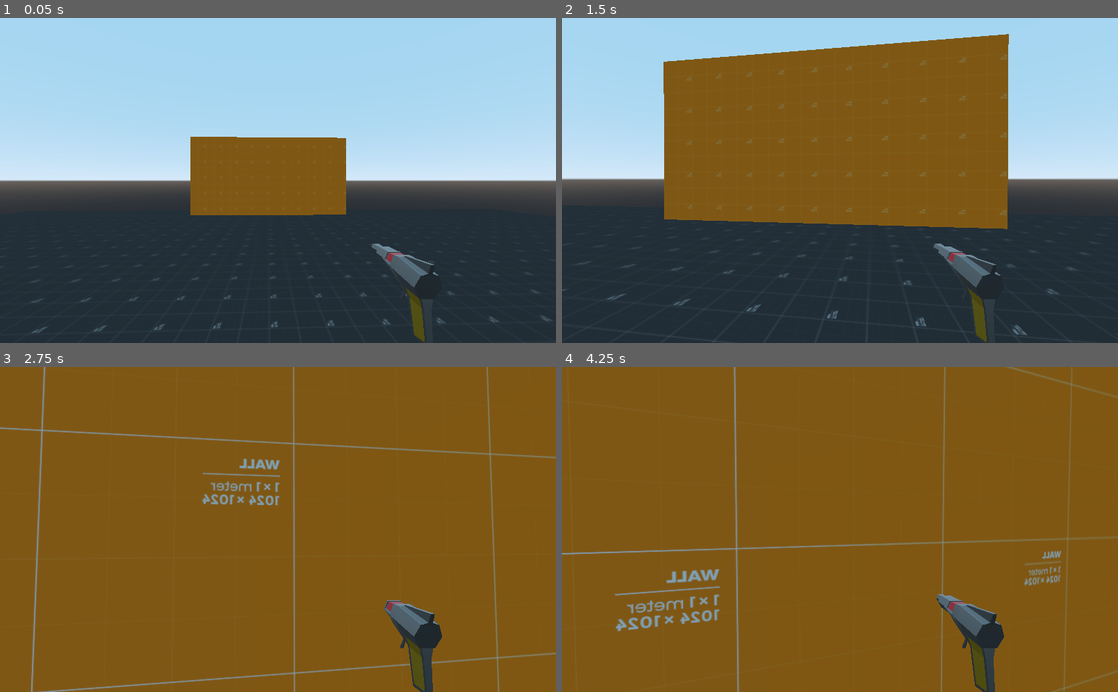
Above: before the commit, frames 1-4 (two rows, left to right).
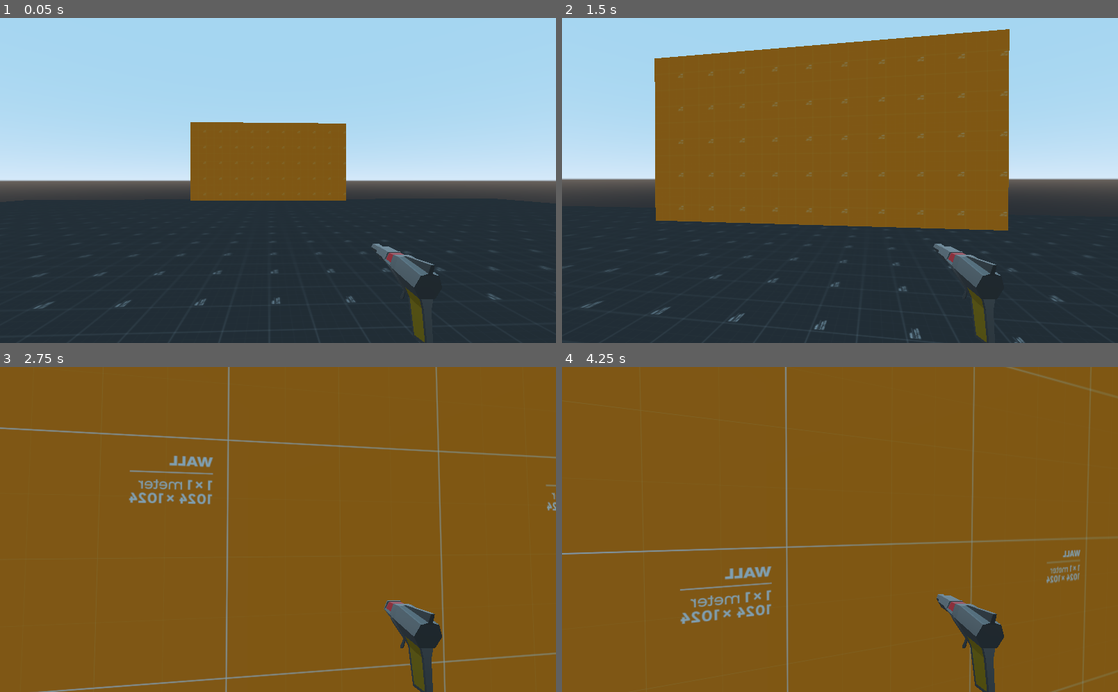
Above: after the commit, the same moments.

Repository: TinyZilla/BGJ2022
Game: Godot game, scene res://Source/Levels/TestLevel.tscn
Same seed, same stepped clock (60 frames per second), same inputs: the game is played once before the commit and once after it.
Inputs (mouse positions are in pixels of both pictures, inside the frame that each line leads up to):
- Up to frame 1 (0.05 s): no input
- Up to frame 2 (1.5 s): tap Enter (ui_accept) at 0.5 s; move the mouse to (867, 180) at 0.52 s; hold W (movement_up) from 0.53 s (still down); tap Shift (movement_sprint) at 0.6, 1.35 s; tap Space (movement_jump) at 0.77 s; move the mouse to (812, 180) at 1.27 s
- Up to frame 3 (2.75 s): keep holding W (movement_up); tap Space (movement_jump) at 1.52 s; move the mouse to (289, 523) at 2.02 s; tap Shift (movement_sprint) at 2.1 s
- Up to frame 4 (4.25 s): keep holding W (movement_up); move the mouse to (834, 536) at 2.77 s; tap Shift (movement_sprint) at 2.85, 3.6 s; tap Space (movement_jump) at 3.02, 3.77 s; move the mouse to (878, 532) at 3.52 s

The runs differ from the first frame. In frame 1, 2.9% of the frame differs, in the area x 5-100%, y 32-98%; in frame 2, 3.0%; in frame 3, 3.2%; in frame 4, 3.3%, in the area x 9-96%, y 0-100%.

Commit message:
Player Movement State Machine. TODO: Sprint Polish

Diff:
--- a/Source/Entities/Legs.gd
+++ b/Source/Entities/Legs.gd
@@ -1,5 +1,9 @@
 extends Node
 
+# ----------------------------------------------
+#                Signals
+# ----------------------------------------------
+signal landed
 # ----------------------------------------------
 #                Variables
 # ----------------------------------------------
@@ -21,6 +25,8 @@
 # Used by the class, Not updated.
 var _velocity: Vector3 = Vector3.ZERO
 var _kinematic_body: KinematicBody
+
+var _landed: bool = true
 
 # for horizontal calculations
 var _accel: float
@@ -114,6 +120,8 @@
 func _jump() -> void:
 	_velocity.y = _jump_velocity
 
+	_landed = false
+
 func _air_movement(delta: float) -> void:
 	var gravity: float = _jump_gravity if _velocity.y > 0 else _fall_gravity
 	_velocity.y += gravity * delta
@@ -166,9 +174,12 @@
 	_velocity = _local_to_global(local_velocity)
 
 func _check_jump_buffer() -> void:
-	if _jump_input and _kinematic_body.is_on_floor():
-		_jump()
+	if not _landed and _kinematic_body.is_on_floor():
+		_landed = true
+		emit_signal("landed")
 
+		if _jump_input:
+			_jump()
 
 # ----------------------------------------------
 #                Helper Functions
--- a/Source/Levels/TestLevel.tscn
+++ b/Source/Levels/TestLevel.tscn
@@ -58,4 +58,4 @@
 material/0 = SubResource( 6 )
 
 [node name="Player" parent="." instance=ExtResource( 2 )]
-transform = Transform( -0.0373762, 0, -0.999301, 0, 1, 0, 0.999301, 0, -0.0373762, 0, 1, 0 )
+transform = Transform( -0.0373762, 0, -0.999301, 0, 1, 0, 0.999301, 0, -0.0373762, 0, 0, 0 )
--- a/Source/Player/Brain.gd
+++ b/Source/Player/Brain.gd
@@ -9,6 +9,7 @@
 # ----------------------------------------------
 signal input_direction_changed(input_direction)
 signal jump_changed(pressed)
+signal sprint_changed(pressed)
 signal mouse_moved_x(pixel)
 signal mouse_moved_y(pixel)
 
@@ -22,6 +23,7 @@
 func _unhandled_input(event: InputEvent) -> void:
 	_check_movement_input(event)
 	_check_jump_input(event)
+	_check_sprint_input(event)
 	_check_look_input(event)
 	_check_mouse_lock(event)
 
@@ -55,6 +57,12 @@
 
 	emit_signal("jump_changed", event.is_pressed())
 
+func _check_sprint_input(event: InputEvent) -> void:
+	if event.is_echo() or !event.is_action("movement_sprint"):
+		return
+
+	emit_signal("sprint_changed", event.is_pressed())
+
 func _check_mouse_lock(event: InputEvent) -> void:
 	if not event.is_action_pressed("ui_cancel"):
 		return
--- a/Source/Player/MovementStateMachine/MovementStateMachine.gd
+++ b/Source/Player/MovementStateMachine/MovementStateMachine.gd
@@ -8,7 +8,7 @@
 {
 	"Idle": get_node("Idle"),
 	"Walk": get_node("Walk"),
-	"Run": get_node("Run"),
+	"Sprint": get_node("Sprint"),
 	"Jump": get_node("Jump"),
 }
 
@@ -20,6 +20,8 @@
 	# Getting the States Ready.
 	for key in state_list.keys():
 		state_list[key].legs = legs
+
+	yield(legs, "ready")
 
 	state_list[current_state].enter()
 
@@ -49,13 +51,16 @@
 # And dynamically Connect the signals to the current active state.
 
 func input_direction_changed(input_direction: Vector2) -> void:
-	for key in state_list.keys():
-		state_list[key].input_direction = input_direction
+	state_list[current_state].input_direction = input_direction
+	# for key in state_list.keys():
+	# 	state_list[key].input_direction = input_direction
 
 func jump_changed(jump: bool) -> void:
-	for key in state_list.keys():
-		state_list[key].jump = jump
+	state_list[current_state].jump = jump
+	# for key in state_list.keys():
+	# 	state_list[key].jump = jump
 
 func sprint_changed(sprint: bool) -> void:
-	for key in state_list.keys():
-		state_list[key].sprint = sprint
+	state_list[current_state].sprint = sprint
+	# for key in state_list.keys():
+	# 	state_list[key].sprint = sprint
--- a/Source/Player/MovementStateMachine/MovementStateMachine.tscn
+++ b/Source/Player/MovementStateMachine/MovementStateMachine.tscn
@@ -1,19 +1,22 @@
-[gd_scene load_steps=3 format=2]
+[gd_scene load_steps=6 format=2]
 
 [ext_resource path="res://Source/Player/MovementStateMachine/MovementStateMachine.gd" type="Script" id=1]
-[ext_resource path="res://Source/Player/MovementStateMachine/PlayerState.gd" type="Script" id=3]
+[ext_resource path="res://Source/Player/MovementStateMachine/PlayerSprint.gd" type="Script" id=2]
+[ext_resource path="res://Source/Player/MovementStateMachine/PlayerWalk.gd" type="Script" id=3]
+[ext_resource path="res://Source/Player/MovementStateMachine/PlayerIdle.gd" type="Script" id=4]
+[ext_resource path="res://Source/Player/MovementStateMachine/PlayerJump.gd" type="Script" id=5]
 
 [node name="MovementStateMachine" type="Node"]
 script = ExtResource( 1 )
 
 [node name="Idle" type="Node" parent="."]
-script = ExtResource( 3 )
+script = ExtResource( 4 )
 
 [node name="Walk" type="Node" parent="."]
 script = ExtResource( 3 )
 
-[node name="Run" type="Node" parent="."]
-script = ExtResource( 3 )
+[node name="Sprint" type="Node" parent="."]
+script = ExtResource( 2 )
 
 [node name="Jump" type="Node" parent="."]
-script = ExtResource( 3 )
+script = ExtResource( 5 )
--- /dev/null
+++ b/Source/Player/MovementStateMachine/PlayerIdle.gd
@@ -0,0 +1,22 @@
+extends "res://Source/Player/MovementStateMachine/PlayerState.gd"
+
+export(float) var max_velocity: float = 15.0
+export(float) var accel_time: float = 0.15
+export(float) var decel_time: float = 0.4
+
+func enter(init_arg: Dictionary = {}) -> void:
+	.enter(init_arg)
+
+	legs.set_max_velocity(max_velocity)
+	legs.set_accel_time(accel_time)
+	legs.set_decel_time(decel_time)
+
+	legs.set_direction(Vector2.ZERO)
+	pass
+
+func check_for_new_state() -> String:
+	if jump:
+		return "Jump"
+	if input_direction.length_squared() > 0:
+		return "Walk"
+	return "Idle"
--- /dev/null
+++ b/Source/Player/MovementStateMachine/PlayerJump.gd
@@ -0,0 +1,37 @@
+extends "res://Source/Player/MovementStateMachine/PlayerState.gd"
+
+export(float) var decel_time = 0.8
+
+var landed: bool = false
+
+func _ready() -> void:
+	yield(get_parent(), "ready")
+	var _t = legs.connect("landed", self, "legs_landed")
+
+func enter(init_arg: Dictionary = {}) -> void:
+	.enter(init_arg)
+
+	landed = false
+
+	legs.set_decel_time(decel_time)
+
+	legs.set_direction(input_direction)
+	legs.jump(jump)
+
+func check_for_new_state() -> String:
+	if landed and is_zero_approx(input_direction.length_squared()):
+		return "Idle"
+	if landed:
+		return "Walk"
+	return "Jump"
+
+func _set_input_direction(direction: Vector2) -> void:
+	input_direction = direction
+	legs.set_direction(direction)
+
+func _set_jump(_jump: bool) -> void:
+	jump = _jump
+	legs.jump(jump)
+
+func legs_landed() -> void:
+	landed = true
--- /dev/null
+++ b/Source/Player/MovementStateMachine/PlayerSprint.gd
@@ -0,0 +1,30 @@
+extends "res://Source/Player/MovementStateMachine/PlayerState.gd"
+
+export(float) var max_velocity: float = 15.0
+export(float) var accel_time: float = 0.15
+export(float) var decel_time: float = 0.4
+
+# Maybe add more limitation here so that you can only sprint forwards...
+
+func enter(init_arg: Dictionary = {}) -> void:
+	.enter(init_arg)
+
+	legs.set_max_velocity(max_velocity)
+	legs.set_accel_time(accel_time)
+	legs.set_decel_time(decel_time)
+
+	legs.set_direction(input_direction)
+	pass
+
+func check_for_new_state() -> String:
+	if jump:
+		return "Jump"
+	if not sprint:
+		return "Walk"
+	if is_zero_approx(input_direction.length_squared()):
+		return "Idle"
+	return "Sprint"
+
+func _set_input_direction(direction: Vector2) -> void:
+	input_direction = direction
+	legs.set_direction(direction)
--- a/Source/Player/MovementStateMachine/PlayerState.gd
+++ b/Source/Player/MovementStateMachine/PlayerState.gd
@@ -2,6 +2,27 @@
 
 var legs: Node
 
-var input_direction: Vector2 = Vector2.ZERO
-var jump: bool = false
+var input_direction: Vector2 = Vector2.ZERO setget _set_input_direction
+var jump: bool = false setget _set_jump
 var sprint: bool = false
+
+func enter(init_arg: Dictionary = {}) -> void:
+	print(name)
+
+	input_direction = init_arg.get("input_direction", Vector2.ZERO)
+	jump = init_arg.get("jump", false)
+	sprint = init_arg.get("sprint", false)
+	pass
+
+func exit() -> Dictionary:
+	return {
+		"input_direction": input_direction,
+		"jump": jump,
+		"sprint": sprint
+	}
+
+func _set_input_direction(direction: Vector2) -> void:
+	input_direction = direction
+
+func _set_jump(_jump: bool) -> void:
+	jump = _jump
--- /dev/null
+++ b/Source/Player/MovementStateMachine/PlayerWalk.gd
@@ -0,0 +1,28 @@
+extends "res://Source/Player/MovementStateMachine/PlayerState.gd"
+
+export(float) var max_velocity: float = 10.0
+export(float) var accel_time: float = 0.2
+export(float) var decel_time = 0.4
+
+func enter(init_arg: Dictionary = {}) -> void:
+	.enter(init_arg)
+
+	legs.set_max_velocity(max_velocity)
+	legs.set_accel_time(accel_time)
+	legs.set_decel_time(decel_time)
+
+	legs.set_direction(input_direction)
+	pass
+
+func check_for_new_state() -> String:
+	if jump:
+		return "Jump"
+	if sprint and not is_zero_approx(input_direction.length_squared()):
+		return "Sprint"
+	if is_zero_approx(input_direction.length_squared()):
+		return "Idle"
+	return "Walk"
+
+func _set_input_direction(direction: Vector2) -> void:
+	input_direction = direction
+	legs.set_direction(direction)
--- a/Source/Player/Player.tscn
+++ b/Source/Player/Player.tscn
@@ -30,7 +30,8 @@
 [node name="DirectionPointer" parent="Body" index="0"]
 visible = false
 
-[connection signal="input_direction_changed" from="Brain" to="Legs" method="set_direction"]
-[connection signal="jump_changed" from="Brain" to="Legs" method="jump"]
+[connection signal="input_direction_changed" from="Brain" to="MovementStateMachine" method="input_direction_changed"]
+[connection signal="jump_changed" from="Brain" to="MovementStateMachine" method="jump_changed"]
 [connection signal="mouse_moved_x" from="Brain" to="." method="_mouse_moved_x"]
 [connection signal="mouse_moved_y" from="Brain" to="Head" method="_mouse_moved_y"]
+[connection signal="sprint_changed" from="Brain" to="MovementStateMachine" method="sprint_changed"]
